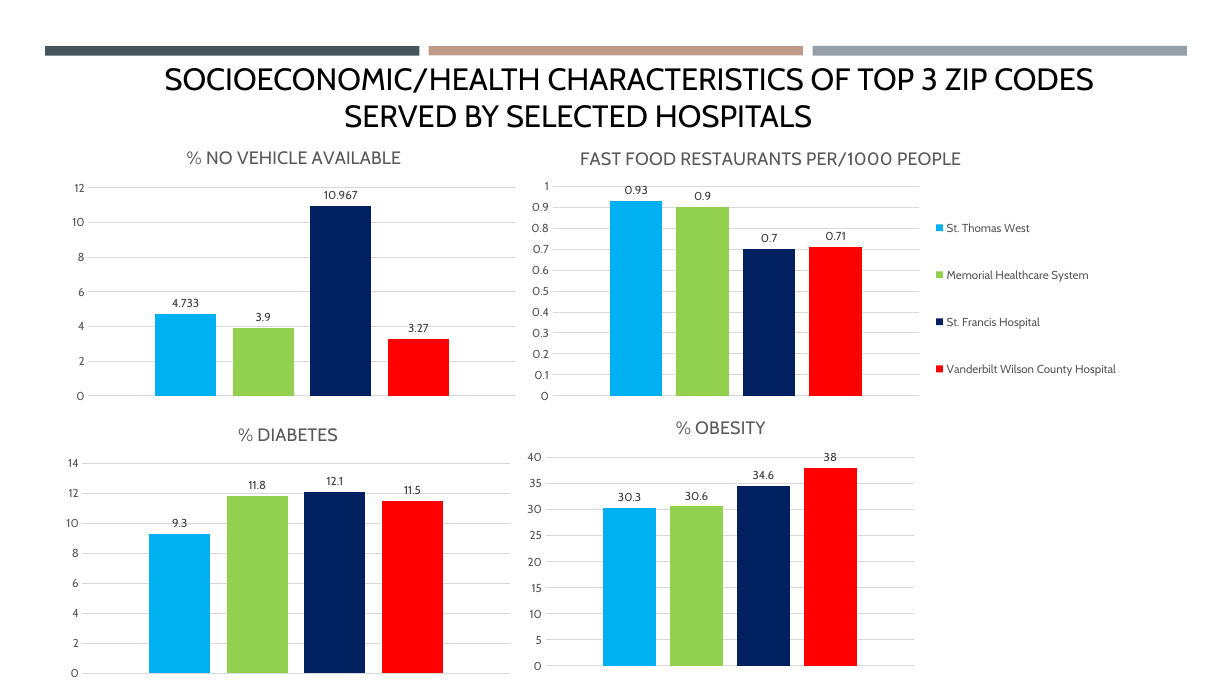
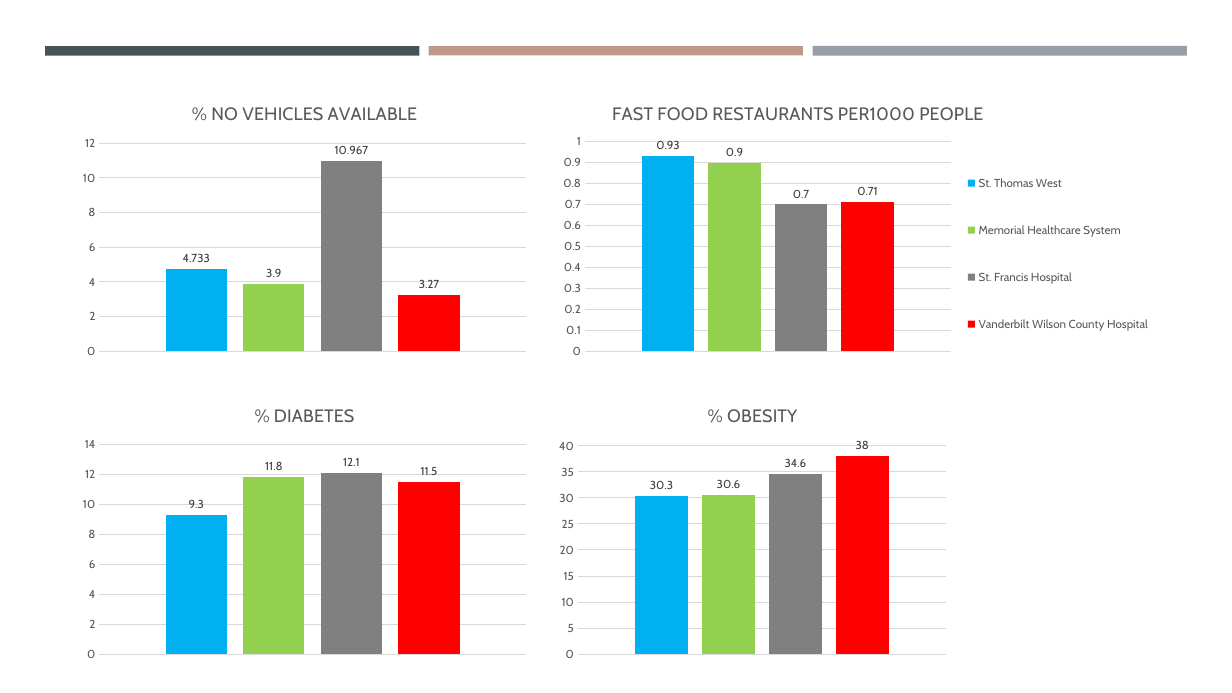
Before and after one commit to tammscaley73/CAPSTONE_SDoH-Impact-on-Hospital-Readmissions, a slide deck: slide 6 of The Impact of Social Determinants of Health on [Autosaved].pptm (slide 12 before the commit). Drawn at 1232x693 pixels with LibreOffice and Linux fonts; fonts in the diff are those of the drawing. Boxes give left, top, right and bottom in pixels: in the first picture for what was removed or moved away, otherwise in the second. Text is boxed around its words. In the diff, an @@ line names an element or a change of style, - is before the commit and + after.

```diff
--- a/The Impact of Social Determinants of Health on [Autosaved].pptm
+++ b/The Impact of Social Determinants of Health on [Autosaved].pptm
@@ column chart at [74, 87, 536, 364] @@
@@ title "% NO VEHICLE AVAILABLE " to "% NO VEHICLES AVAILABLE " @@
@@ colour of Series 3 #002060 to #808080 @@
@@ column chart: place and size @@
-column chart at [63, 131, 525, 409]
+column chart at [74, 87, 536, 364]
@@ text removed at [165, 68, 1094, 128] @@
-SOCIOECONOMIC/HEALTH CHARACTERISTICS OF TOP 3 ZIP CODES
-SERVED BY SELECTED HOSPITALS
@@ column chart at [551, 87, 1158, 364] @@
@@ title "FAST FOOD RESTAURANTS PER/1000 PEOPLE " to "FAST FOOD RESTAURANTS PER1000 PEOPLE " @@
@@ colour of St. Francis Hospital  #002060 to #808080 @@
@@ column chart: place and size @@
-column chart at [519, 131, 1127, 409]
+column chart at [551, 87, 1158, 364]
@@ column chart at [74, 390, 536, 667] @@
@@ colour of Series 3 #002060 to #808080 @@
@@ column chart: place and size @@
-column chart at [57, 409, 519, 686]
+column chart at [74, 390, 536, 667]
@@ column chart at [551, 390, 955, 667] @@
@@ colour of Series 3 #002060 to #808080 @@
@@ column chart: place and size @@
-column chart at [519, 401, 923, 678]
+column chart at [551, 390, 955, 667]
```
Also in this commit, not shown: 6 other slides changed, 12 slides added.
